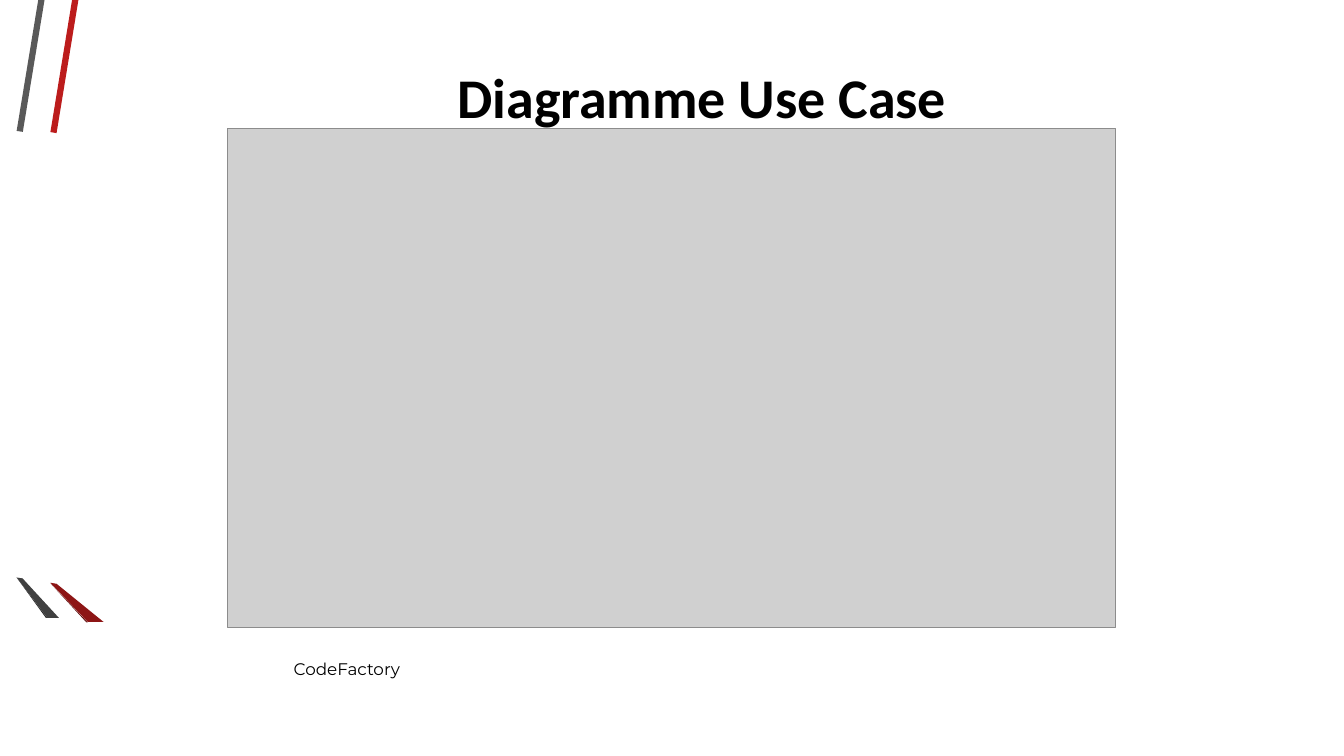
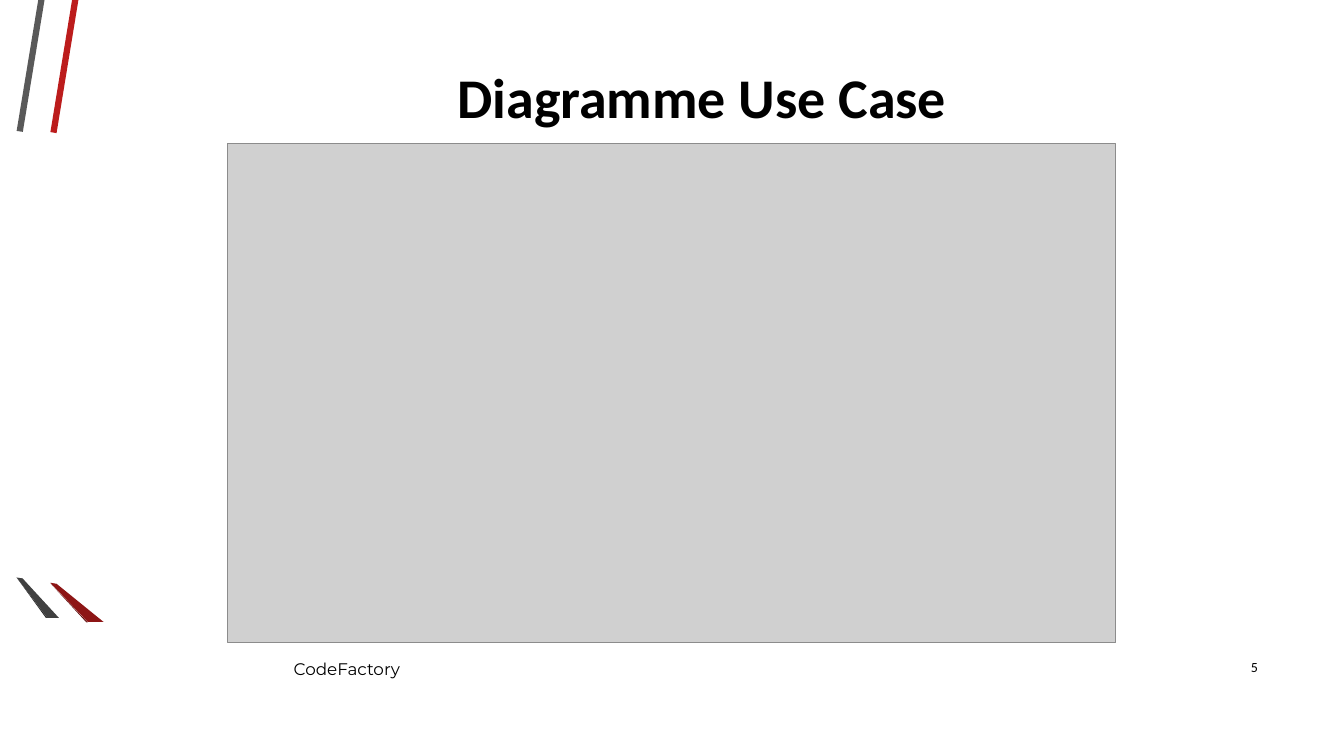
Before and after one commit to Ashmouth/IL, a slide deck: slide 5 of Diaporama/Diaporama.odp. Drawn at 1344x756 pixels with LibreOffice and Linux fonts; fonts in the diff are those of the drawing; grey boxes stand for pictures; background and template pictures are left out. Boxes give left, top, right and bottom in pixels: in the first picture for what was removed or moved away, otherwise in the second. Text is boxed around its words. In the diff, an @@ line names an element or a change of style, - is before the commit and + after.

```diff
--- a/Diaporama/Diaporama.odp
+++ b/Diaporama/Diaporama.odp
@@ picture: place and size @@
-picture at [228, 128, 1116, 627]
+picture at [228, 144, 1116, 643]
@@ page number added at [1251, 663, 1258, 672], 10 pt, text #000000 @@
+5
```
Also in this commit, not shown: 15 other slides changed, 1 other file.
